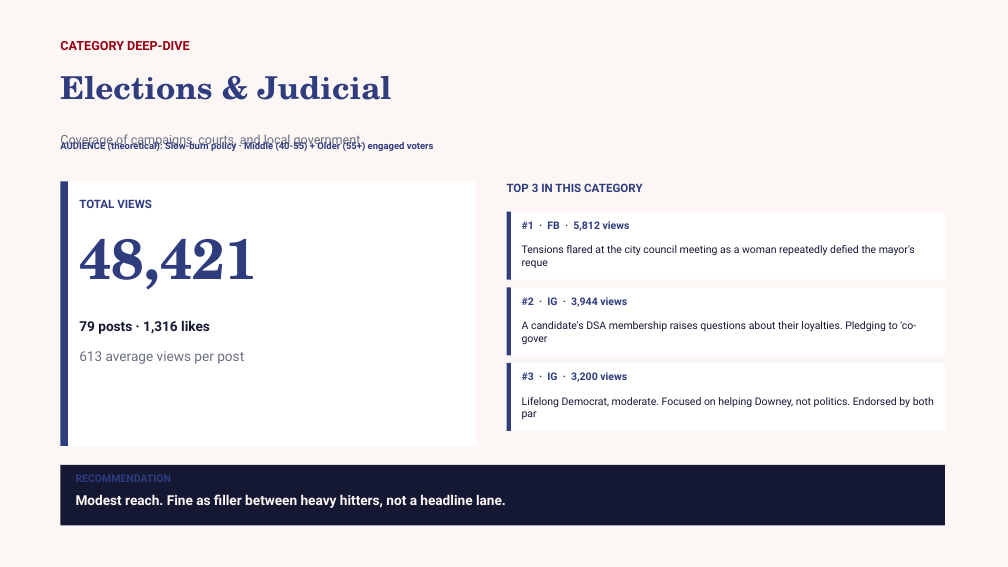
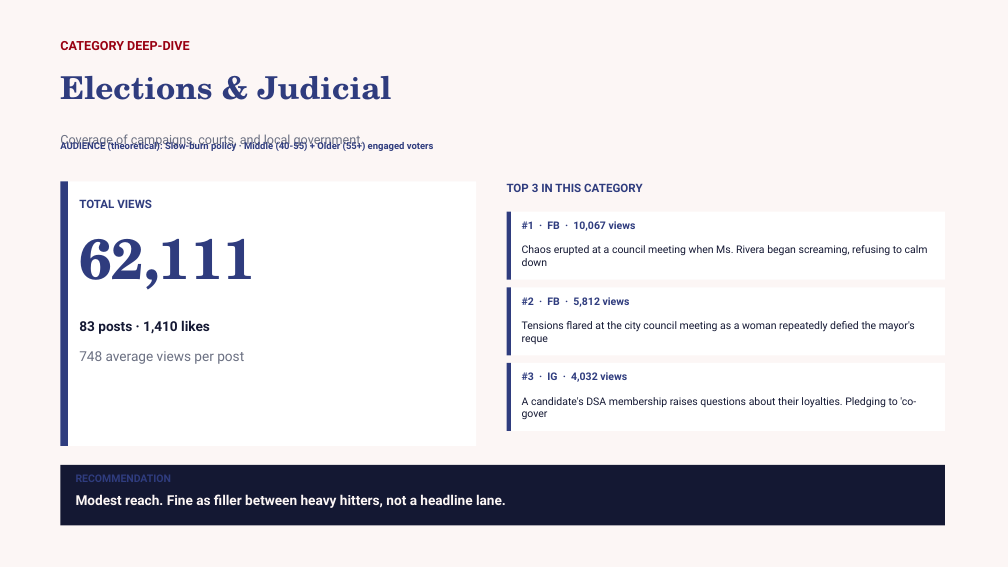
Before and after one commit to zvmmer/talking-downey-kpis, a slide deck: slide 13 of SPONSOR_CONTENT_REPORT.pptx. Drawn at 1008x567 pixels with LibreOffice and Linux fonts; fonts in the diff are those of the drawing. Boxes give left, top, right and bottom in pixels: in the first picture for what was removed or moved away, otherwise in the second. Text is boxed around its words. In the diff, an @@ line names an element or a change of style, - is before the commit and + after.

```diff
--- a/SPONSOR_CONTENT_REPORT.pptx
+++ b/SPONSOR_CONTENT_REPORT.pptx
@@ text at <box>79,239,256,290</box>: text changed @@
-48,421
+62,111
@@ text at <box>522,221,636,231</box>: text changed @@
-#1 · FB · 5,812 views
+#1 · FB · 10,067 views
@@ text added at <box>522,245,928,266</box>, 10 pt, text #141833 @@
+Chaos erupted at a council meeting when Ms. Rivera began screaming, refusing to calm down
@@ text at <box>522,297,630,307</box>: text changed @@
-#2 · IG · 3,944 views
+#2 · FB · 5,812 views
@@ text at <box>79,320,210,334</box>: text changed @@
-79 posts · 1,316 likes
+83 posts · 1,410 likes
@@ text "Tensions flared at the city ...": place and size @@
-text "Tensions flared at the city ..." at <box>522,245,915,268</box>
+text "Tensions flared at the city ..." at <box>522,321,915,344</box>
@@ text at <box>79,351,244,364</box>: text changed @@
-613 average views per post
+748 average views per post
@@ text at <box>522,372,627,382</box>: text changed @@
-#3 · IG · 3,200 views
+#3 · IG · 4,032 views
@@ text "A candidate's DSA membership raises ...": place and size @@
-text "A candidate's DSA membership raises ..." at <box>522,321,916,344</box>
+text "A candidate's DSA membership raises ..." at <box>522,397,916,419</box>
@@ text removed at <box>522,397,934,419</box> @@
-Lifelong Democrat, moderate. Focused on helping Downey, not politics. Endorsed by both par
```
Also in this commit, not shown: 14 other slides changed, 5 other files.
